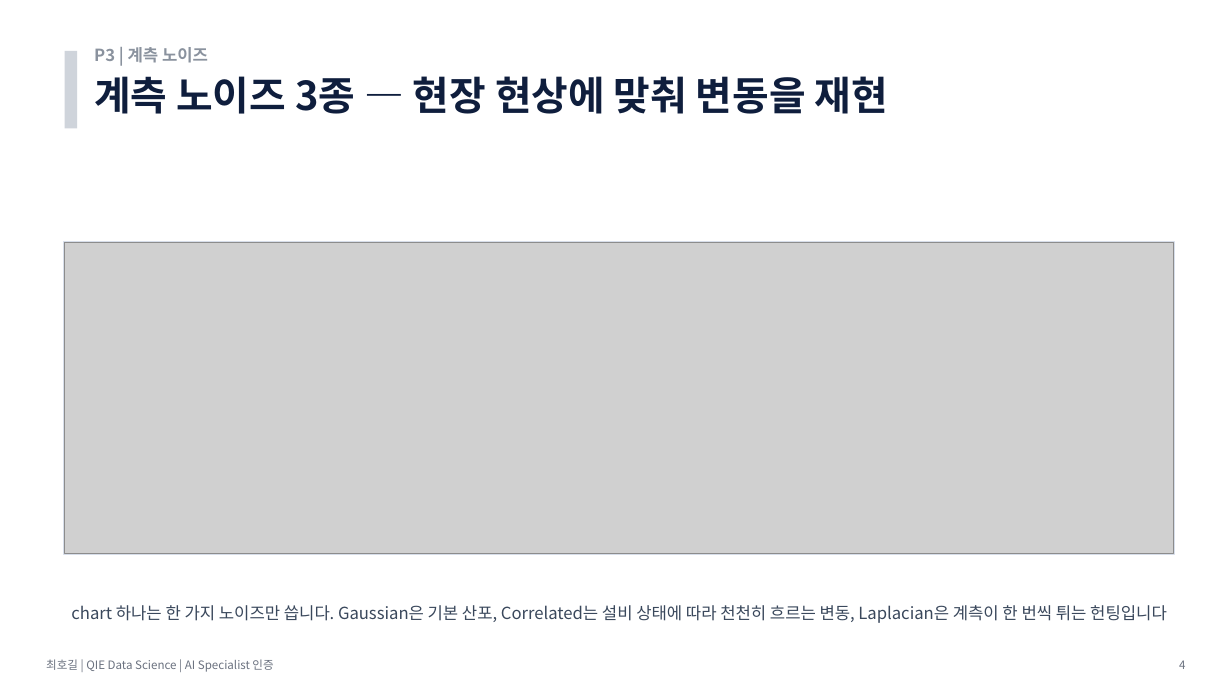
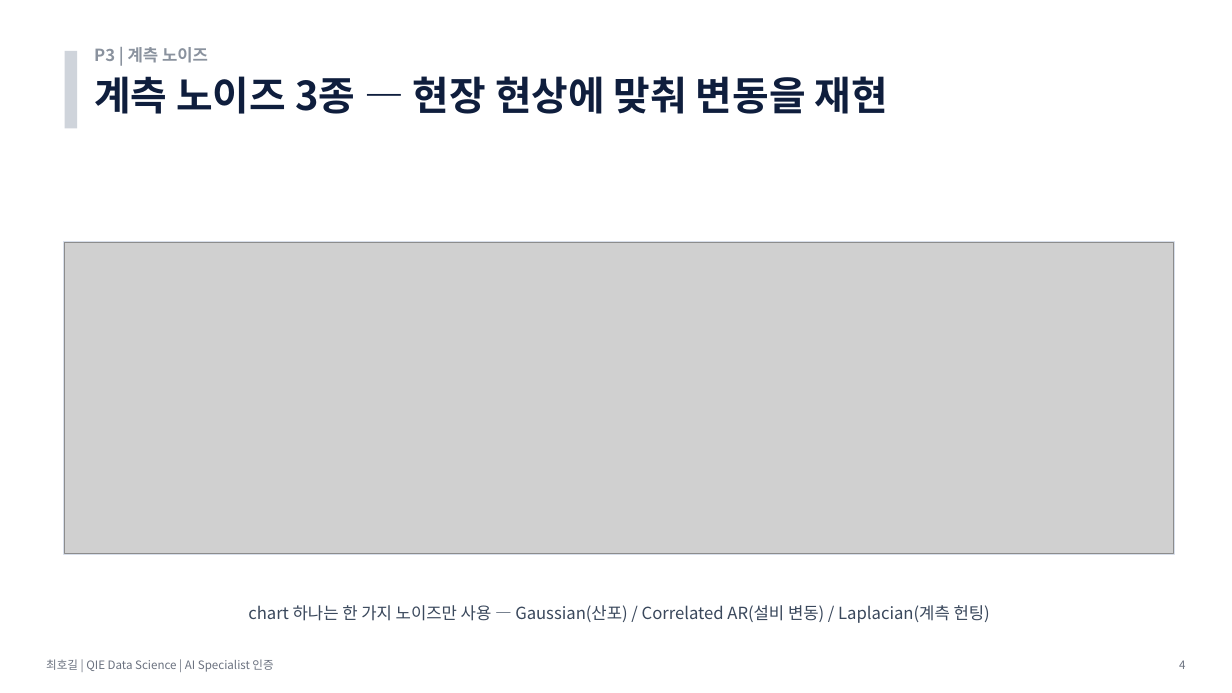
Before and after one commit to hogil/fbm_paper, a slide deck: slide 4 of recommendation/presentation/발표_P3_데이터생성_최호길.pptx. Drawn at 1232x693 pixels with LibreOffice and Linux fonts; fonts in the diff are those of the drawing; grey boxes stand for pictures. Boxes give left, top, right and bottom in pixels: in the first picture for what was removed or moved away, otherwise in the second. Text is boxed around its words. In the diff, an @@ line names an element or a change of style, - is before the commit and + after.

```diff
--- a/recommendation/presentation/발표_P3_데이터생성_최호길.pptx
+++ b/recommendation/presentation/발표_P3_데이터생성_최호길.pptx
@@ text at (248, 605, 990, 623): text changed @@
-chart 하나는 한 가지 노이즈만 씁니다. Gaussian은 기본 산포, Correlated는 설비 상태에 따라 천천히 흐르는 변동, Laplacian은 계측이 한 번씩 튀는 헌팅입니다
+chart 하나는 한 가지 노이즈만 사용 — Gaussian(산포) / Correlated AR(설비 변동) / Laplacian(계측 헌팅)
```
Also in this commit, not shown: 6 other slides changed, 1 slide removed, 1 other file.
